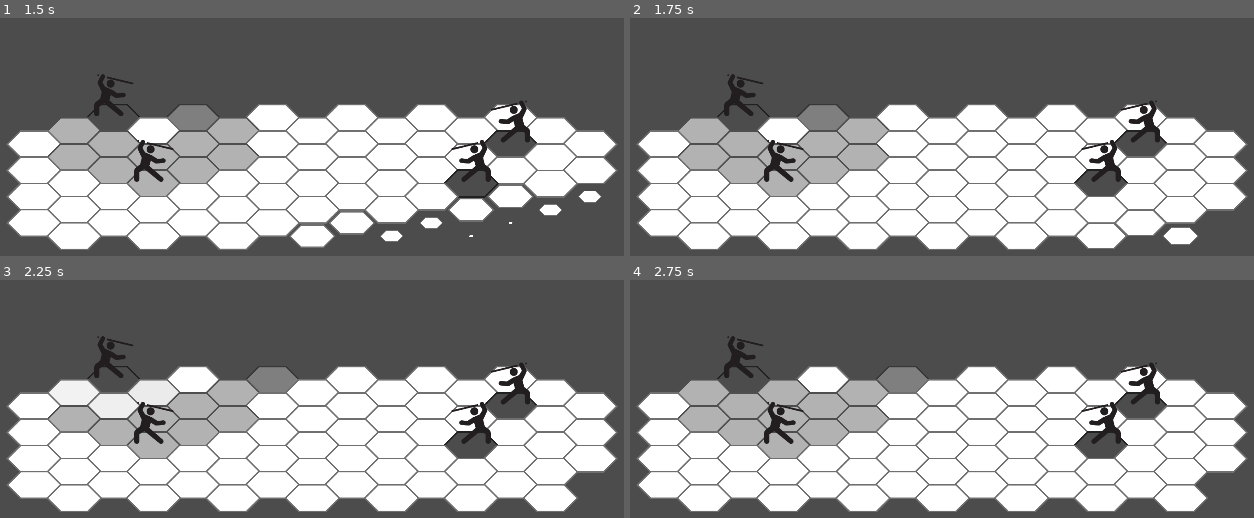
Above: before the commit, frames 1-4 (two rows, left to right).
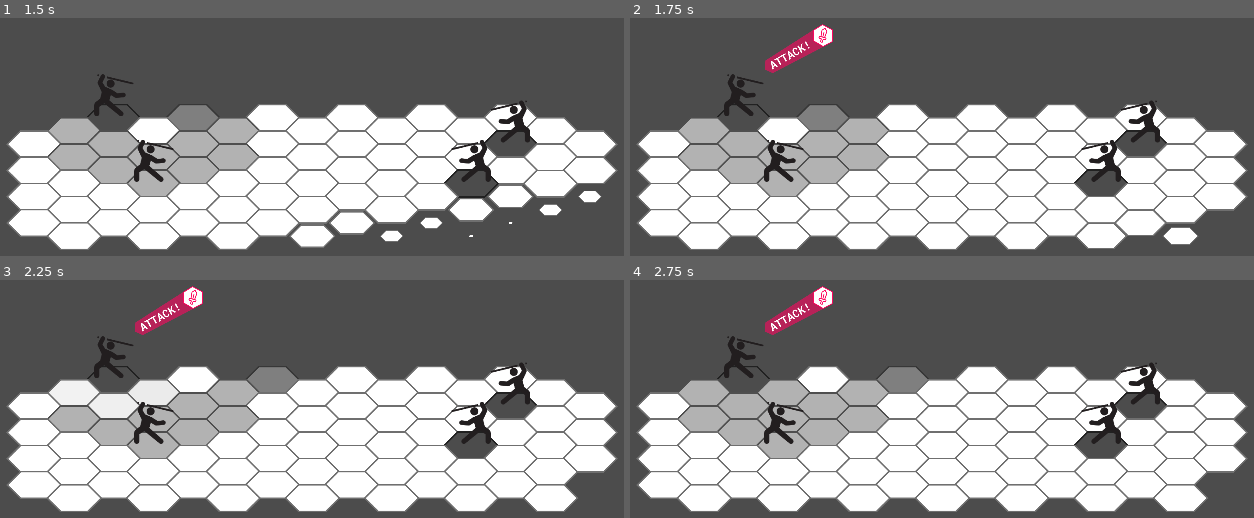
Above: after the commit, the same moments.

Repository: eduregis/hexachronos
Game: Godot game, scene res://View/Scenes/Scene1.tscn
Two runs of this game, one before a commit and one after it. Both use one fixed random seed, a clock stepped at 60 frames per second and the inputs below.
Inputs (mouse positions are in pixels of both pictures, inside the frame that each line leads up to):
- Up to frame 1 (1.5 s): tap Enter (ui_accept) at 0.5, 0.77 s; move the mouse to (112, 117) at 0.52 s; hold Right (ui_right) 0.53-1.28 s; click (112, 117) at 0.67 s; move the mouse to (193, 117) at 1.27 s; click (193, 117) at 1.42 s
- Up to frame 2 (1.75 s): tap Enter (ui_accept) at 1.52 s
- Up to frame 3 (2.25 s): move the mouse to (274, 379) at 2.02 s; hold Right (ui_right) from 2.03 s (still down); click (274, 379) at 2.17 s
- Up to frame 4 (2.75 s): keep holding Right (ui_right)

Frame 1 is identical in both runs. In frame 2, 0.9% of the frame differs, in the area x 21-33%, y 2-24%; in frame 3, 0.9%; in frame 4, 0.9%.

Commit message:
attack button with hover

Diff:
--- a/Controller/Components/Character.gd
+++ b/Controller/Components/Character.gd
@@ -1,5 +1,6 @@
 extends Node2D
 
+# control variables
 export var index = Vector2.ZERO
 export var character_info = {}
 export var team = ""
@@ -73,6 +74,32 @@
 	print("evasion: ", evasion)
 	print("")
 
+func show_menu(move_button):
+	$Menu.visible = true
+	$Menu/AttackButton.modulate = Color(1, 1, 1, 0)
+	if move_button:
+		var tween = get_node("Tween")
+		tween.interpolate_property(
+			$Menu/AttackButton, "modulate", Color(1, 1, 1, 0) , Color(1, 1, 1, 1), 0.1,
+			Tween.TRANS_LINEAR, Tween.TRANS_LINEAR
+		)
+		var yPosition = $Menu/AttackButton.position.y
+		tween.interpolate_property(
+			$Menu/AttackButton, "position:y", yPosition - 50 , yPosition, 0.1,
+			Tween.TRANS_LINEAR, Tween.EASE_IN
+		)
+		var xPosition = $Menu/AttackButton.position.x
+		tween.interpolate_property(
+			$Menu/AttackButton, "position:x", xPosition + 100 , xPosition, 0.1,
+			Tween.TRANS_LINEAR, Tween.EASE_IN
+		)
+		tween.start()
+
+
+func dismiss_menu():
+	$Menu.visible = true
+	$Menu/AttackButton.visible = true
+
 func take_damage(char_attack):
 	var hit_rate_final = ((85 * char_attack.hit_rate) / evasion)
 	var hit_rate_random = (randi() % 100)
@@ -130,3 +157,17 @@
 		emit_signal("defeated", team)
 		defeated = true
 	$RichTextLabel.rect_position = damage_text_position
+
+
+
+func _on_AttackButtonHitBox_input_event(viewport, event, shape_idx):
+	if  event is InputEventMouseButton and event.pressed and event.button_index == BUTTON_LEFT:
+		print(character_info["name"])
+
+
+func _on_AttackButtonHitBox_mouse_entered():
+	$Menu/AttackButton/Sprite.scale = Vector2(0.67, 0.67)
+
+
+func _on_AttackButtonHitBox_mouse_exited():
+	$Menu/AttackButton/Sprite.scale = Vector2(0.63, 0.63)
--- a/Controller/Scenes/BasicScene.gd
+++ b/Controller/Scenes/BasicScene.gd
@@ -341,6 +341,8 @@
 
 func start_combat():
 	is_combat = true
+	yield(get_tree().create_timer(1.5), "timeout")
+	characters[turn_order_index].show_menu(true)
 
 func end_combat():
 	pass
--- a/View/Components/Character.tscn
+++ b/View/Components/Character.tscn
@@ -1,8 +1,9 @@
-[gd_scene load_steps=5 format=2]
+[gd_scene load_steps=6 format=2]
 
 [ext_resource path="res://Assets/char.png" type="Texture" id=1]
 [ext_resource path="res://Controller/Components/Character.gd" type="Script" id=2]
 [ext_resource path="res://Fonts/GaramondPremrPro-Smbd.otf" type="DynamicFontData" id=3]
+[ext_resource path="res://Assets/MenuButtons/attackBtn.png" type="Texture" id=4]
 
 [sub_resource type="DynamicFont" id=1]
 size = 28
@@ -33,4 +34,27 @@
 texture = ExtResource( 1 )
 
 [node name="Tween" type="Tween" parent="."]
+
+[node name="Menu" type="Node2D" parent="."]
+visible = false
+
+[node name="AttackButton" type="Node2D" parent="Menu"]
+position = Vector2( 112.21, -142.578 )
+
+[node name="Sprite" type="Sprite" parent="Menu/AttackButton"]
+position = Vector2( 13.7944, -13.6443 )
+rotation = -0.523599
+scale = Vector2( 0.630244, 0.630244 )
+texture = ExtResource( 4 )
+
+[node name="AttackButtonHitBox" type="StaticBody2D" parent="Menu/AttackButton"]
+position = Vector2( 0.0593185, -0.0608368 )
+input_pickable = true
+
+[node name="AttackHitBox" type="CollisionPolygon2D" parent="Menu/AttackButton/AttackButtonHitBox"]
+position = Vector2( -1.00113, 0.33371 )
+polygon = PoolVector2Array( 68.3881, -72.741, 92.7558, -59.4977, 91.6963, -31.157, -44.9744, 40.0919, -63.515, 32.1459, -61.6609, 10.9566 )
 [connection signal="tween_completed" from="Tween" to="." method="_on_Tween_tween_completed"]
+[connection signal="input_event" from="Menu/AttackButton/AttackButtonHitBox" to="." method="_on_AttackButtonHitBox_input_event"]
+[connection signal="mouse_entered" from="Menu/AttackButton/AttackButtonHitBox" to="." method="_on_AttackButtonHitBox_mouse_entered"]
+[connection signal="mouse_exited" from="Menu/AttackButton/AttackButtonHitBox" to="." method="_on_AttackButtonHitBox_mouse_exited"]
Binary file added: Assets/MenuButtons/attackBtn.png
Not shown, added: Assets/MenuButtons/attackBtn.png.import
